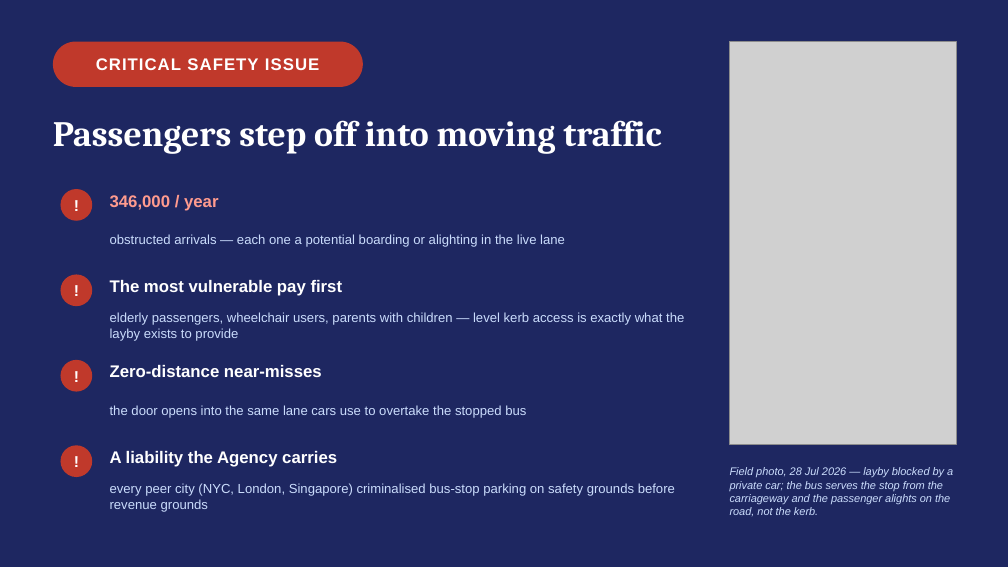
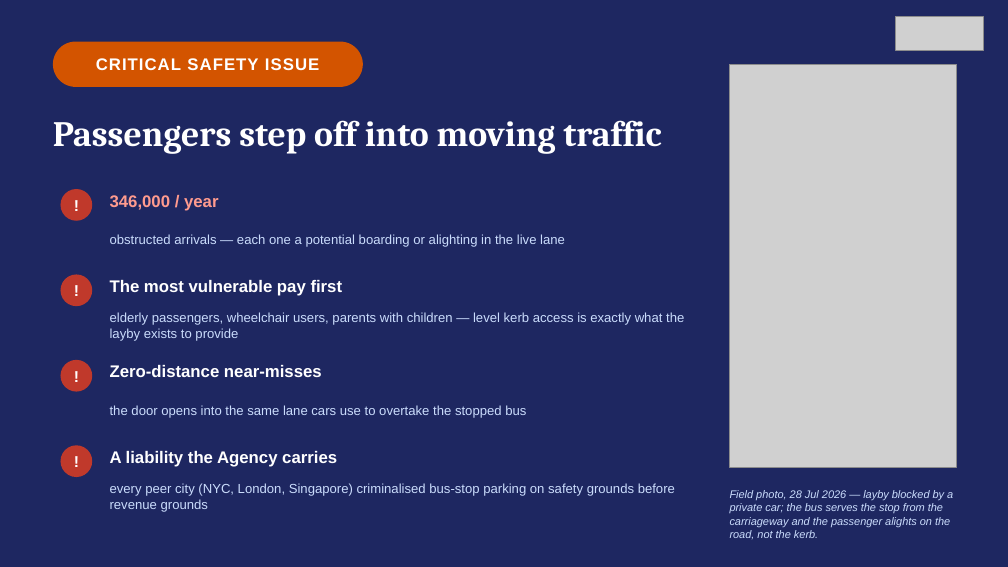
Before and after one commit to reghuae/gtfslatest, a slide deck: slide 3 of presentation/CEO_Bus_Stop_Enforcement.pptx. Drawn at 1008x567 pixels with LibreOffice and Linux fonts; fonts in the diff are those of the drawing; grey boxes stand for pictures. Boxes give left, top, right and bottom in pixels: in the first picture for what was removed or moved away, otherwise in the second. Text is boxed around its words. In the diff, an @@ line names an element or a change of style, - is before the commit and + after.

```diff
--- a/presentation/CEO_Bus_Stop_Enforcement.pptx
+++ b/presentation/CEO_Bus_Stop_Enforcement.pptx
@@ picture added at <box>896,17,984,51</box> @@
@@ rounded rectangle at <box>53,42,363,87</box>: fill #C0392B to #D35400 @@
@@ picture: place and size @@
-picture at <box>730,42,957,445</box>
+picture at <box>730,64,957,467</box>
@@ text "Field photo, 28 Jul 2026 ...": place and size @@
-text "Field photo, 28 Jul 2026 ..." at <box>730,467,953,516</box>
+text "Field photo, 28 Jul 2026 ..." at <box>730,490,953,539</box>
```
Also in this commit, not shown: 11 other slides changed, 4 slides added, 2 slides removed, 6 other files.
